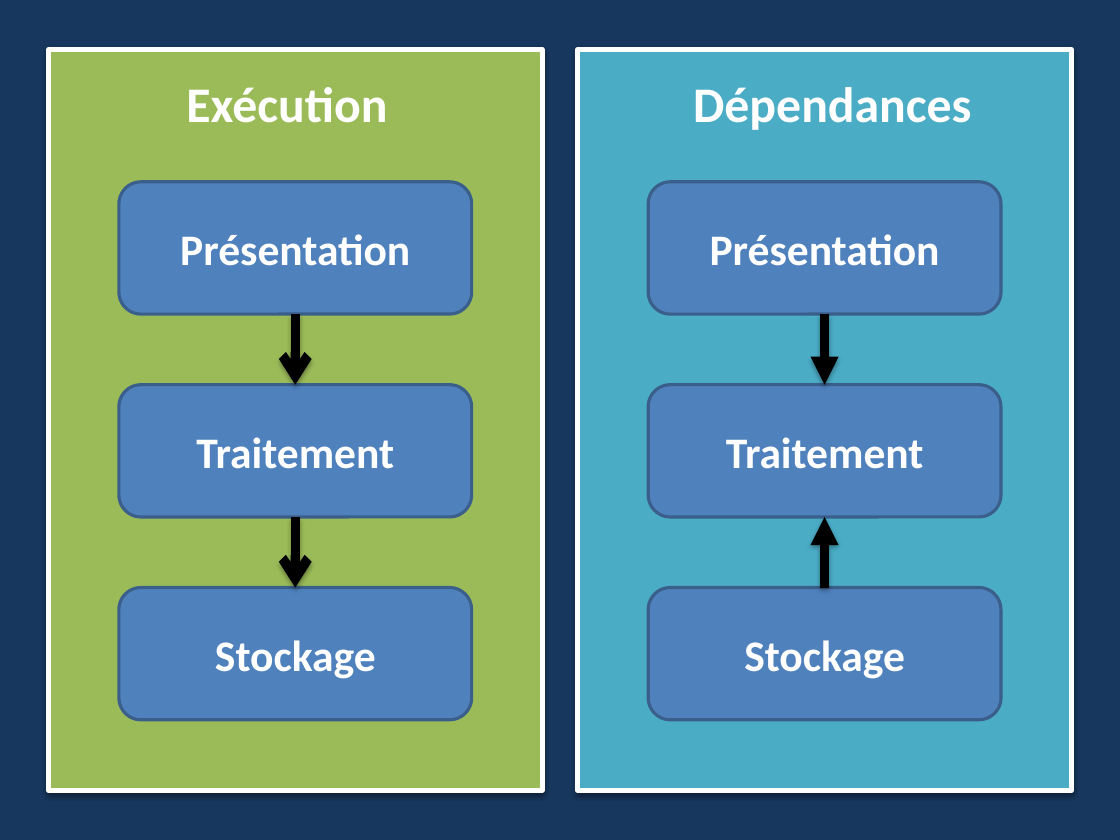
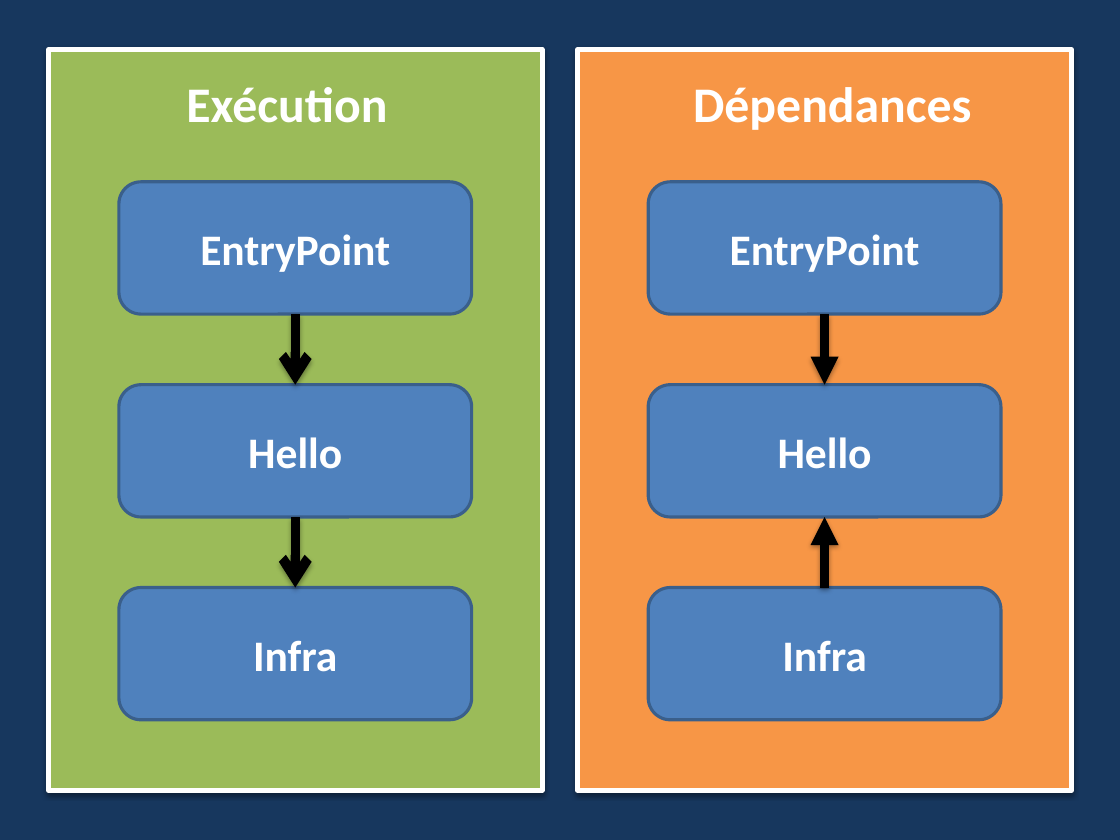
Before and after one commit to Pvlerick/DevDay2017, a slide deck: slide 7 of InjectionDeDépendances.pptx. Drawn at 1120x840 pixels with LibreOffice and Linux fonts; fonts in the diff are those of the drawing. Boxes give left, top, right and bottom in pixels: in the first picture for what was removed or moved away, otherwise in the second. Text is boxed around its words. In the diff, an @@ line names an element or a change of style, - is before the commit and + after.

```diff
--- a/InjectionDeDépendances.pptx
+++ b/InjectionDeDépendances.pptx
@@ rectangle at [578,49,1072,790]: fill #4BACC6 to #F79646 @@
@@ text in rounded rectangle at [200,234,390,272]: text changed @@
-Présentation
+EntryPoint
@@ text in rounded rectangle at [730,234,920,272]: text changed @@
-Présentation
+EntryPoint
@@ text in rounded rectangle at [248,437,342,469]: text changed @@
-Traitement
+Hello
@@ text in rounded rectangle at [778,437,872,469]: text changed @@
-Traitement
+Hello
@@ text in rounded rectangle at [253,640,337,672]: text changed @@
-Stockage
+Infra
@@ text in rounded rectangle at [782,640,866,672]: text changed @@
-Stockage
+Infra
```
Also in this commit, not shown: 1 other slide changed, 11 other files.
